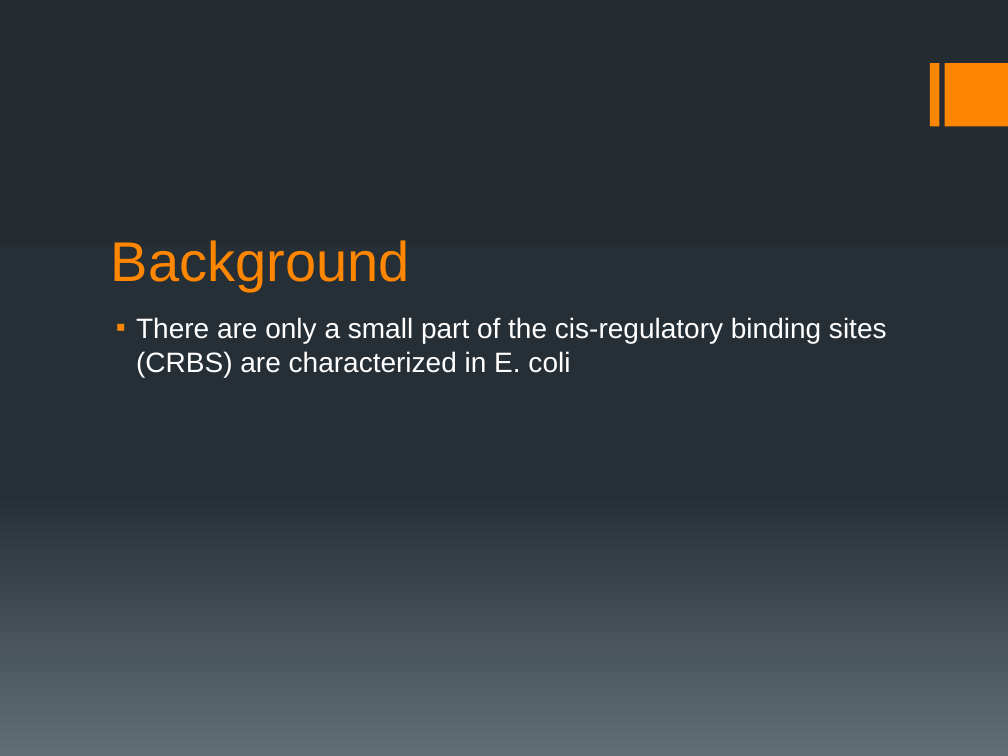
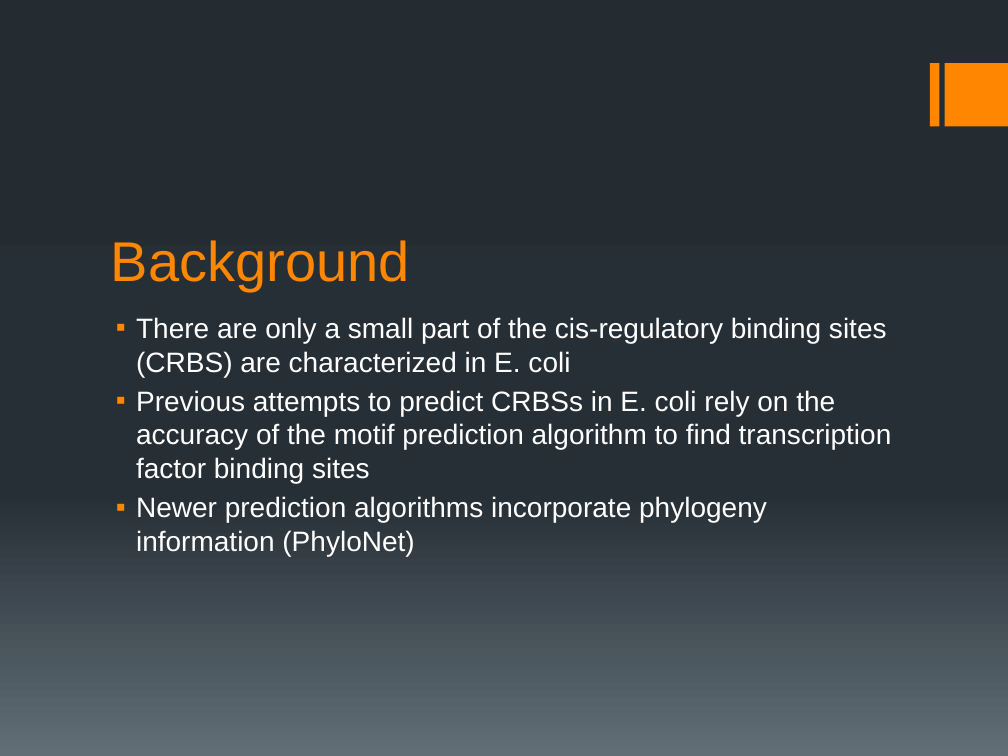
Before and after one commit to ship561/final-project, a slide deck: slide 2 of bioinformatics presentation.pptx. Drawn at 1008x756 pixels with LibreOffice and Linux fonts; fonts in the diff are those of the drawing. Boxes give left, top, right and bottom in pixels: in the first picture for what was removed or moved away, otherwise in the second. Text is boxed around its words. In the diff, an @@ line names an element or a change of style, - is before the commit and + after.

Commit message:
done

```diff
--- a/bioinformatics presentation.pptx
+++ b/bioinformatics presentation.pptx
@@ text at <box>136,390,892,556</box>: paragraphs added @@
+▪ Previous attempts to predict CRBSs in E. coli rely on the accuracy of the motif prediction algorithm to find transcription factor binding sites
+▪ Newer prediction algorithms incorporate phylogeny information (PhyloNet)
```
Also in this commit, not shown: 5 other slides changed, 6 slides added, 2 slides removed.
